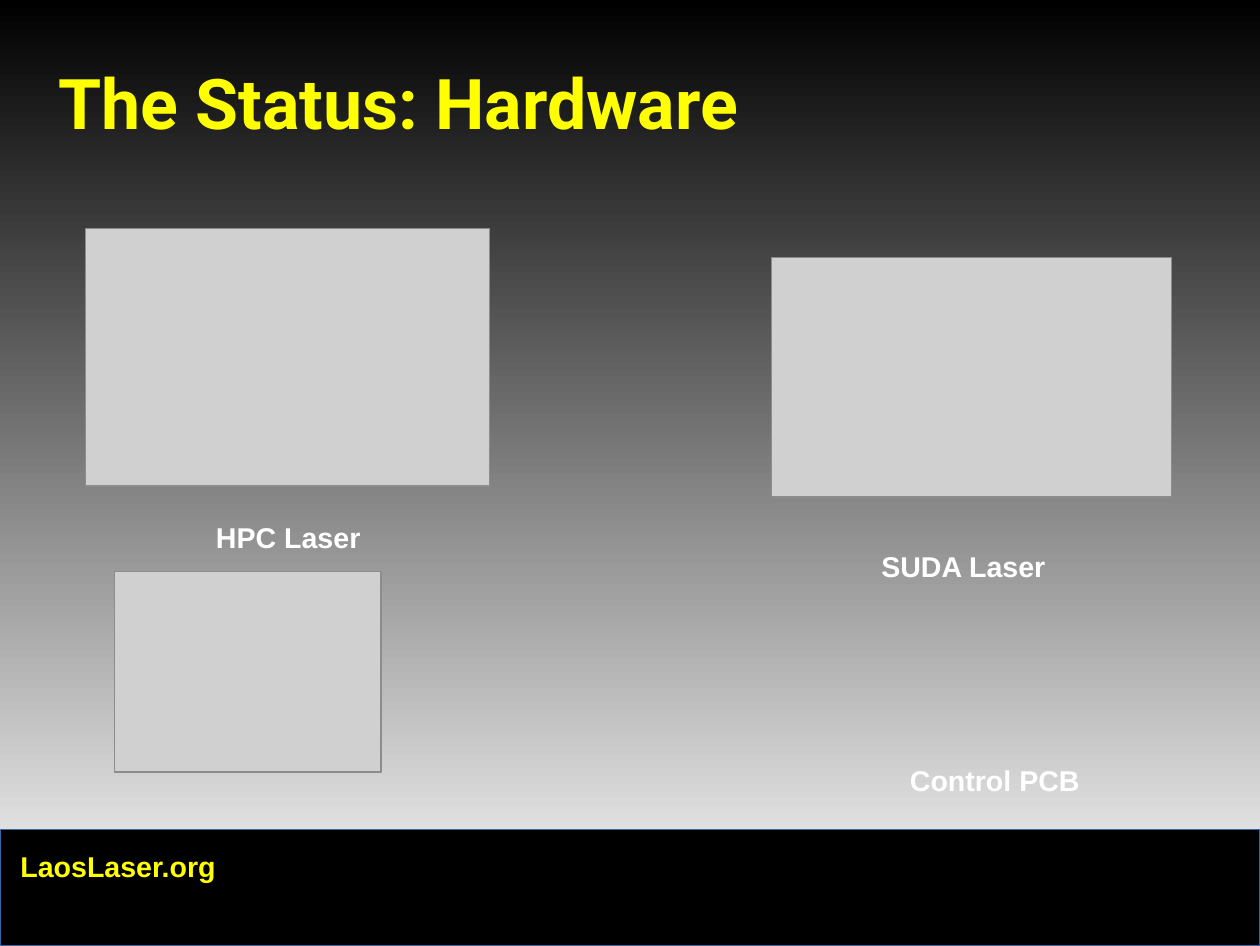
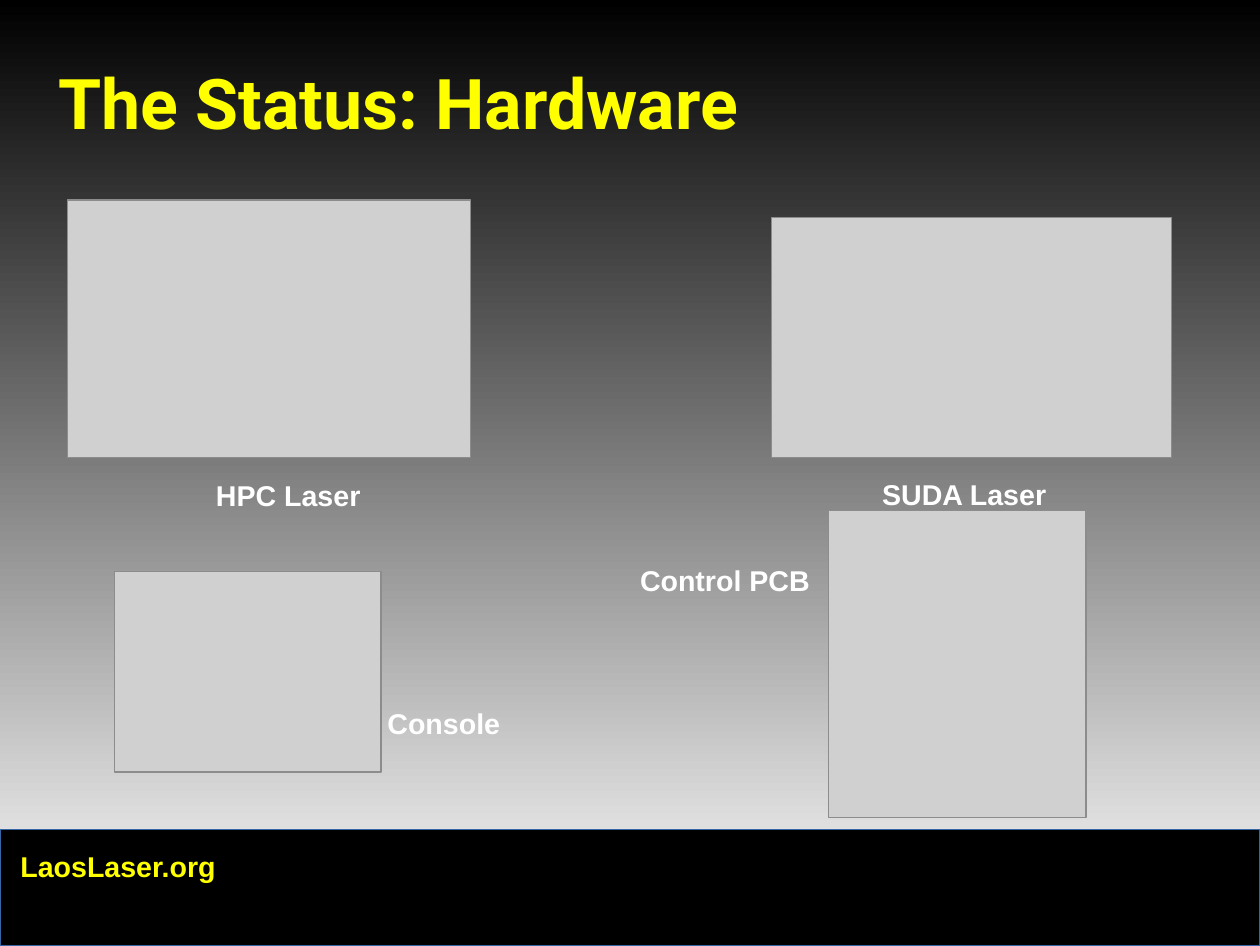
Before and after one commit to LaosLaser/Documentation, a slide deck: slide 8 of ccc-presentation.odp (slide 9 before the commit). Drawn at 1260x946 pixels with LibreOffice and Linux fonts; fonts in the diff are those of the drawing; grey boxes stand for pictures; background and template pictures are left out. Boxes give left, top, right and bottom in pixels: in the first picture for what was removed or moved away, otherwise in the second. Text is boxed around its words. In the diff, an @@ line names an element or a change of style, - is before the commit and + after.

```diff
--- a/ccc-presentation.odp
+++ b/ccc-presentation.odp
@@ picture: place and size @@
-picture at (86,229,489,486)
+picture at (67,200,471,457)
@@ picture: place and size @@
-picture at (772,257,1172,497)
+picture at (772,217,1172,457)
@@ text "HPC Laser": place and size @@
-text "HPC Laser" at (216,528,360,548)
+text "HPC Laser" at (216,486,360,506)
@@ text "SUDA Laser": place and size @@
-text "SUDA Laser" at (881,557,1045,577)
+text "SUDA Laser" at (882,485,1046,505)
@@ picture added at (829,510,1086,818) @@
@@ text "Control PCB" rewrapped from (910,766,1079,798) to (640,570,809,591) @@
@@ text added at (387,714,500,734), 18 pt, text #FFFFFF, bold @@
+Console
```
Also in this commit, not shown: 6 other slides changed, 4 slides added, 3 slides removed.
